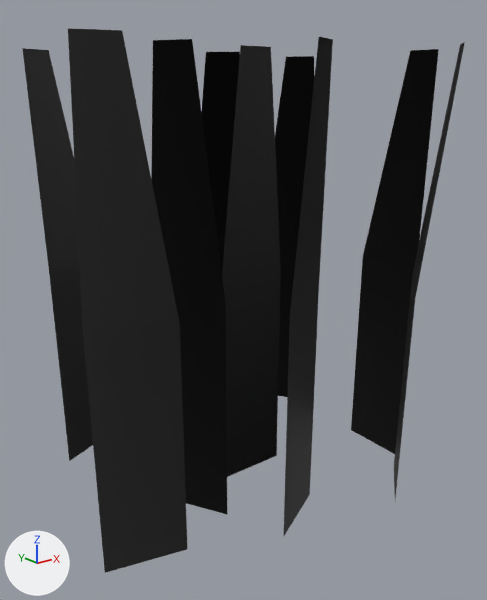
A saved change to the glTF model src/foliage/models/grass.glb.
Rendered twice from a 50 mm lens placed at (-0.389, -0.474, 0.37), pointed at (-0.01, 0.001, 0.181). The axes (+X, +Y, +Z) are drawn at lower left. The lights are the same throughout. Vertices at the same position are counted once.

The older version as bpy lines, for what is in view:
```python
me_plane = bpy.data.meshes.new('Plane')
me_plane.from_pydata(...)  # 54 vertices, 36 faces; spans x -0.199..0.171, y -0.144..0.169, z -0.001..0.405
me_plane.materials.append(mat_defaultmaterial)
ob_plane = bpy.data.objects.new('Plane', me_plane)
ob_plane.location = (0.0, 0.0, 0.0)
```
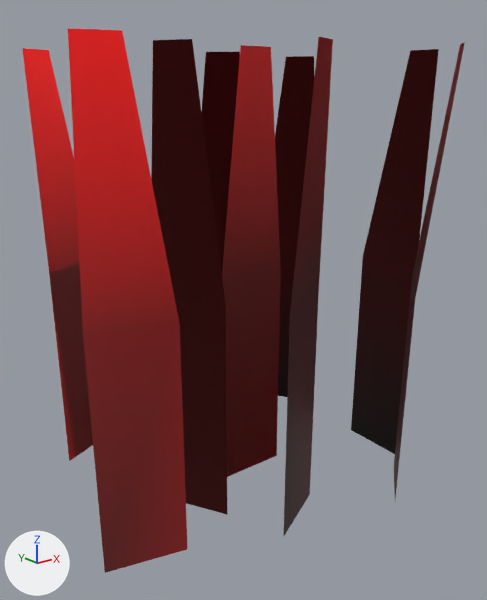
The edits, one by one:
me_plane has 54 vertices, 36 faces and spans x -0.199..0.171, y -0.144..0.169, z -0.001..0.405.
me_plane is used by ob_plane; location (0.0, 0.0, 0.0).
me_plane part 1: 36 faces centred in x -0.187..0.161, y -0.135..0.153, z 0.067..0.337 are repainted in the vertex colours; the middle colour goes from black #000000 to red #7f0000.

Boxes [x1, y1, x2, y2] around the edits, measured in the pictures (487 x 600 px):
part 1 of me_plane, recoloured (black to red)
    both: [22, 28, 465, 573]
